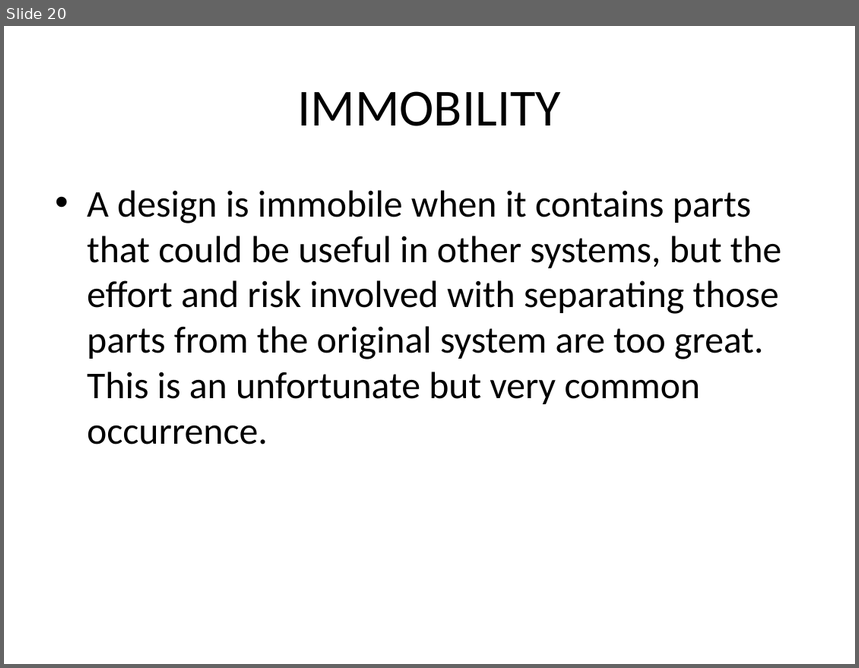
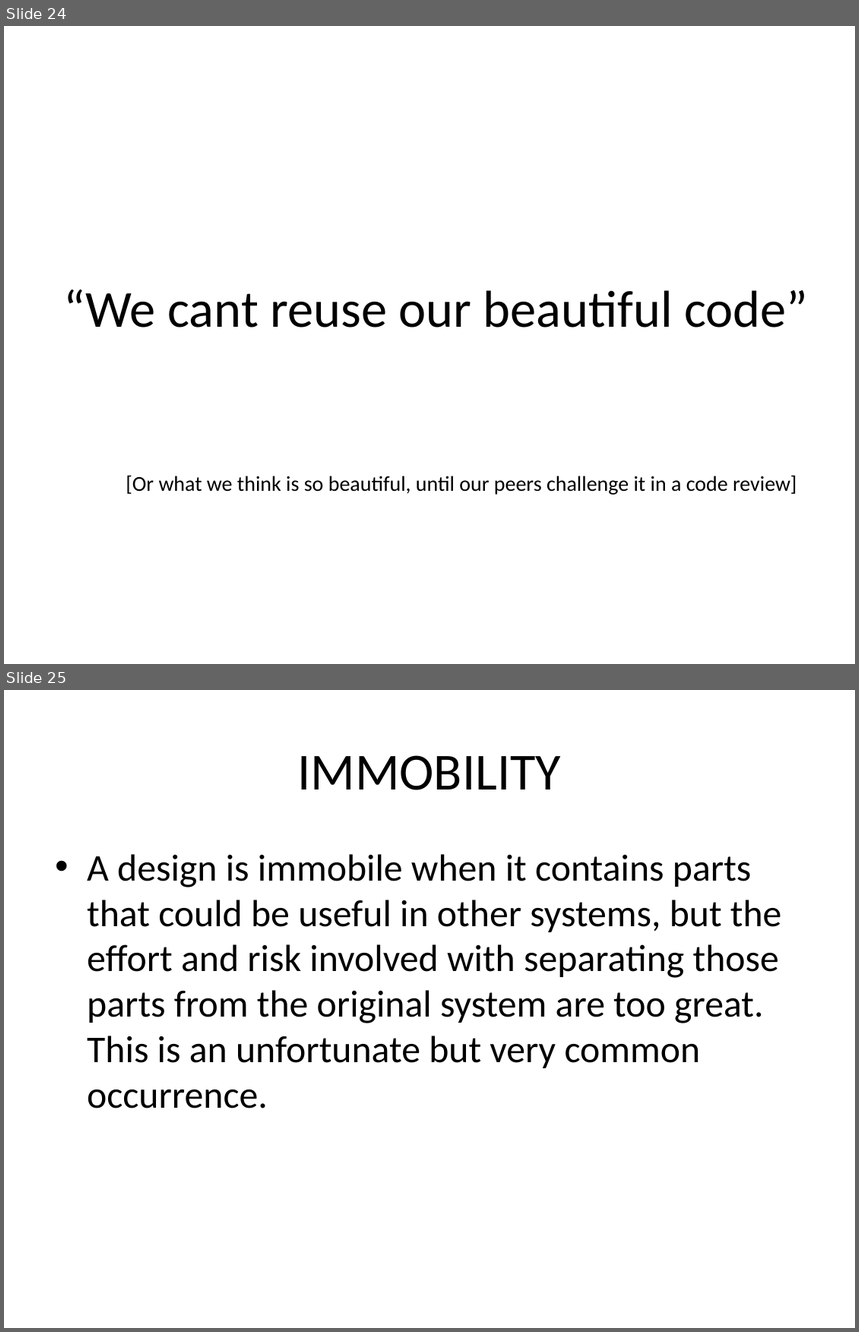
Before and after one commit to sameeri/solid, a slide deck: SOLID Principles of OOD v2.pptx. Shown one above the other, each under a label of ours: slide 20 before the commit, slides 24 and 25 after it. The pictures are 859x668 and 859x1332 pixels, drawn with LibreOffice and Linux fonts; fonts in the diff are those of the drawing. Boxes give left, top, right and bottom in pixels: in the first picture for what was removed or moved away, otherwise in the second. Text is boxed around its words. In the diff, an @@ line names an element or a change of style, - is before the commit and + after.

```diff
--- a/SOLID Principles of OOD v2.pptx
+++ b/SOLID Principles of OOD v2.pptx
@@ slide 24 added at (x1=4, y1=26, x2=855, y2=664), background #FFFFFF @@
@@ title added at (x1=64, y1=289, x2=809, y2=328), 44 pt, text #000000 @@
+“We cant reuse our beautiful code”
@@ text added at (x1=126, y1=475, x2=797, y2=495), 18 pt, text #000000 @@
+[Or what we think is so beautiful, until our peers challenge it in a code review]
@@ what was slide 20 is now slide 25 @@
```
Also in this commit, not shown: 7 slides changed, 9 other slides added.
